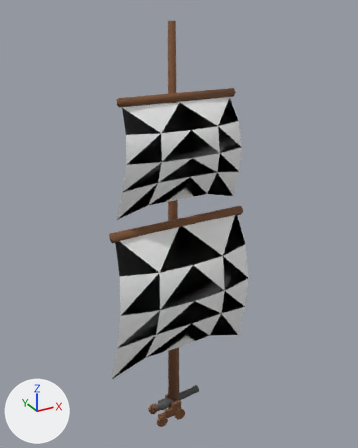
The OBJ model assets/models/mainmast.obj as it was, and as the next commit left it.
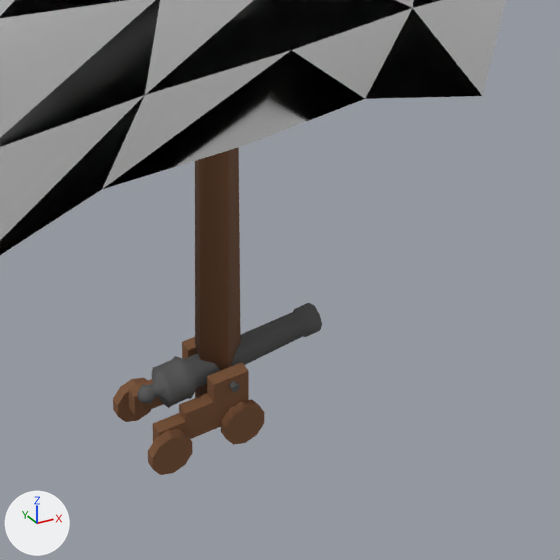
Old and new are each drawn whole from a 50 mm lens placed at (-2.67, -4.97, 5.53), pointed at (0.05, -0.01, 3.05) and again close up on the part from 34% to 72% of the width and 70% to 100% of the height. Every picture has the same lights, and +X, +Y and +Z are marked at lower left. Where no turn or scale is listed for an object, it has been applied to the vertices. Vertices at the same position are counted once.

In view in the first close-up: 'mainmast'.
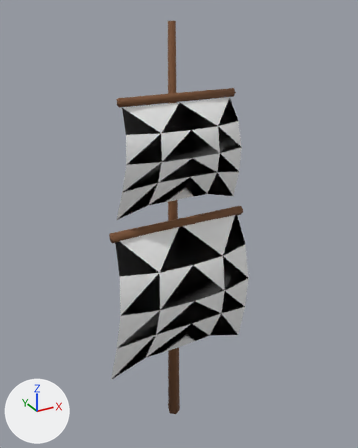
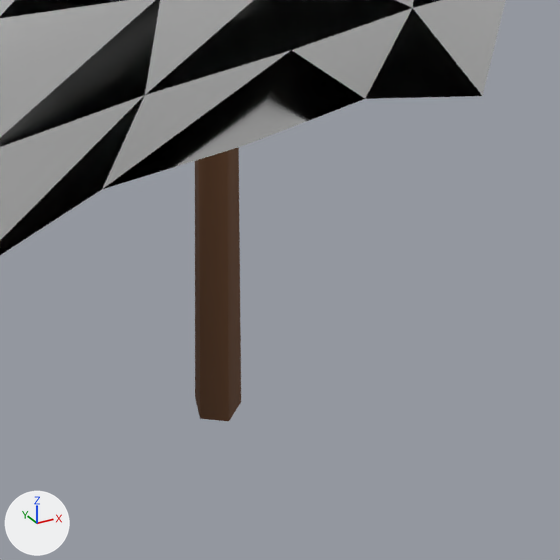
The newer file is also turned or shifted as a whole; pictures and numbers use the older file's frame.

What the commit changed:
me_mainmast is used by ob_mainmast; location (0.0, 0.0, 0.0).
me_mainmast had 352 vertices, 620 faces and spanned x -0.99..1.01, y -0.49..0.16, z 0.0..5.38.
me_mainmast no longer uses material mat_gunmetal (dark grey #505050).
me_mainmast now has 80 vertices, 112 faces and spans x -0.99..1.01, y -0.49..0.1, z 0.03..5.38.
me_mainmast part 1: 9 loose pieces with 272 vertices, spanning x -0.36..0.38, y -0.15..0.16, z 0.0..0.34, are deleted.

Pixel boxes [x1, y1, x2, y2] of what changed, in the close-ups (560 x 560 px):
'mainmast', reshaped
    before: [0, 0, 506, 475]
    after: [0, 0, 506, 421]
part 1 of me_mainmast, deleted
    before: [113, 303, 322, 475]
